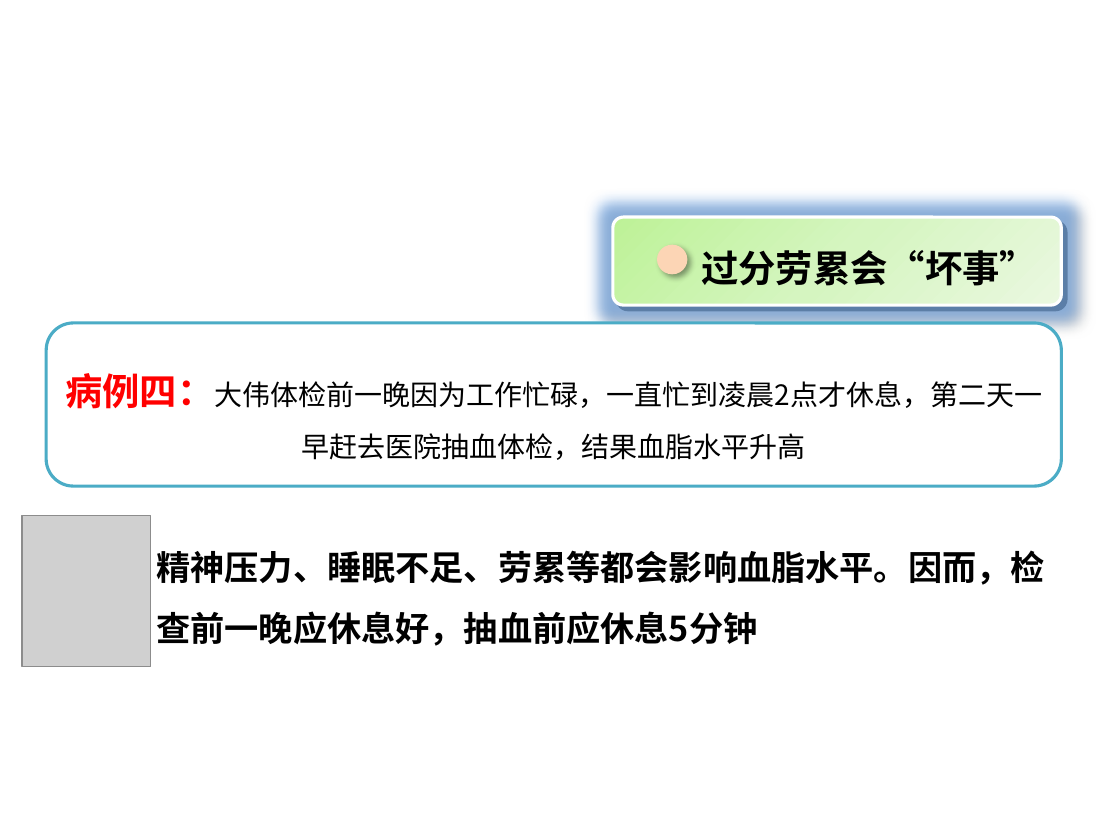
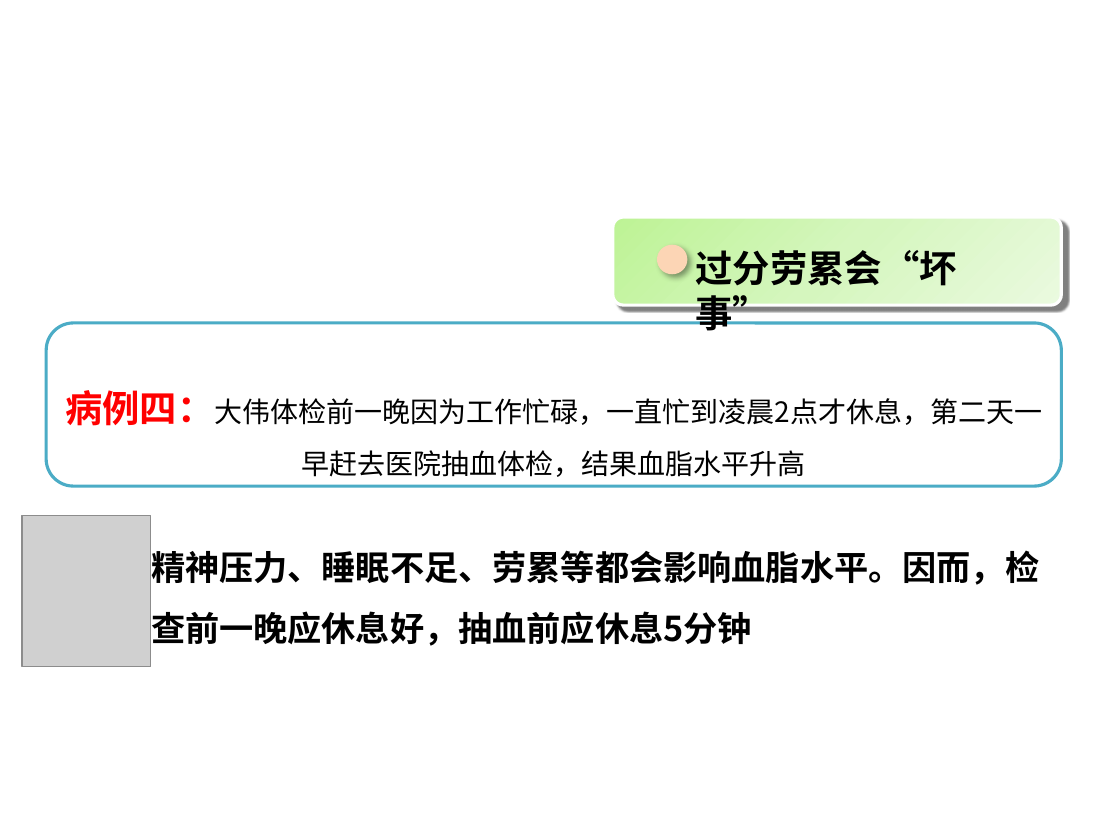
Before and after one commit to 25mi/Public-Share-Resoures, a slide deck: slide 15 of feedback/2.如何看懂血脂化验单.pptx. Drawn at 1120x840 pixels with LibreOffice and Linux fonts; fonts in the diff are those of the drawing; grey boxes stand for pictures; background and template pictures are left out. Boxes give left, top, right and bottom in pixels: in the first picture for what was removed or moved away, otherwise in the second. Text is boxed around its words. In the diff, an @@ line names an element or a change of style, - is before the commit and + after.

```diff
--- a/feedback/2.如何看懂血脂化验单.pptx
+++ b/feedback/2.如何看懂血脂化验单.pptx
@@ title "血脂检查前的注意事项（四）" at (302,450,806,477): font Arial to Noto Sans CJK SC @@
@@ rounded rectangle at (613,217,1061,306): fill gradient #BEF297 to #D5F6C0 to #EAFAE0 to gradient #BDF395 to #D5F6BE to #EAFADF; shadow changed @@
@@ text "过分劳累会“坏事”" rewrapped from (701,250,1037,286) to (696,250,957,337) @@
@@ text "病例四：大伟体检前一晚因为工作忙碌，一直忙到凌晨2点才休息，第二天一早赶去医院抽血体检，结果血脂水平升高": place and size @@
-text "病例四：大伟体检前一晚因为工作忙碌，一直忙到凌晨2点才休息，第二天一早赶去医院抽血体检，结果血脂水平升高" at (46,323,1061,486)
+text "病例四：大伟体检前一晚因为工作忙碌，一直忙到凌晨2点才休息，第二天一早赶去医院抽血体检，结果血脂水平升高" at (65,390,1043,477)
@@ text "病例四：大伟体检前一晚因为工作忙碌，一直忙到凌晨2点才休息，第二天一早赶去医院抽血体检，结果血脂水平升高" at (65,390,1043,477): fill #FFFFFF to none; outline #4BACC6 2 pt to none @@
@@ rounded rectangle added at (46,323,1061,486), fill #FFFFFF, outline #4BACC6 2 pt @@
@@ text "精神压力、睡眠不足、劳累等都会影响血脂水平。因而，检查前一晚应休息好，抽血前应休息5分钟": place and size @@
-text "精神压力、睡眠不足、劳累等都会影响血脂水平。因而，检查前一晚应休息好，抽血前应休息5分钟" at (156,550,1044,646)
+text "精神压力、睡眠不足、劳累等都会影响血脂水平。因而，检查前一晚应休息好，抽血前应休息5分钟" at (151,550,1039,646)
```
Also in this commit, not shown: 20 other slides changed, 10 other files.
